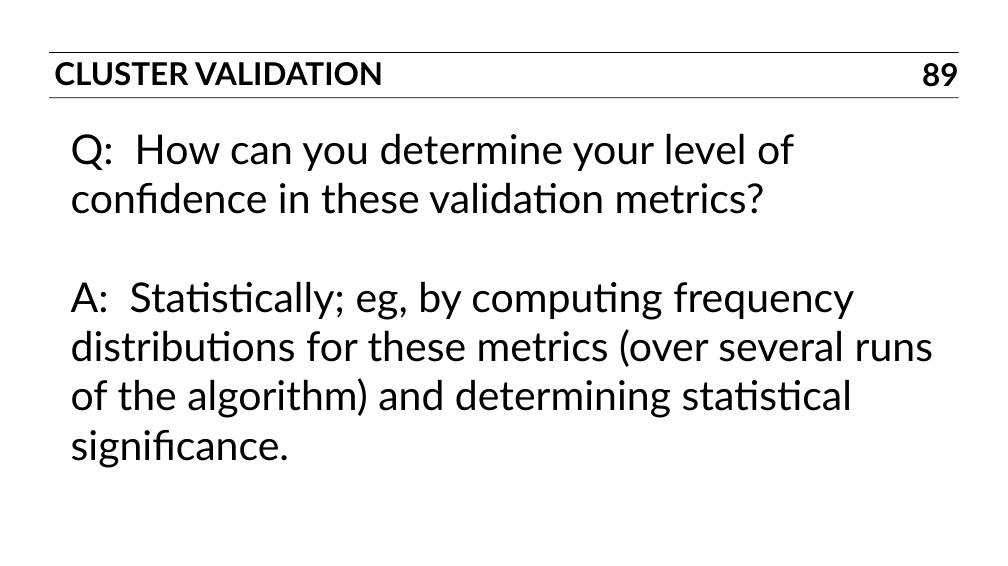
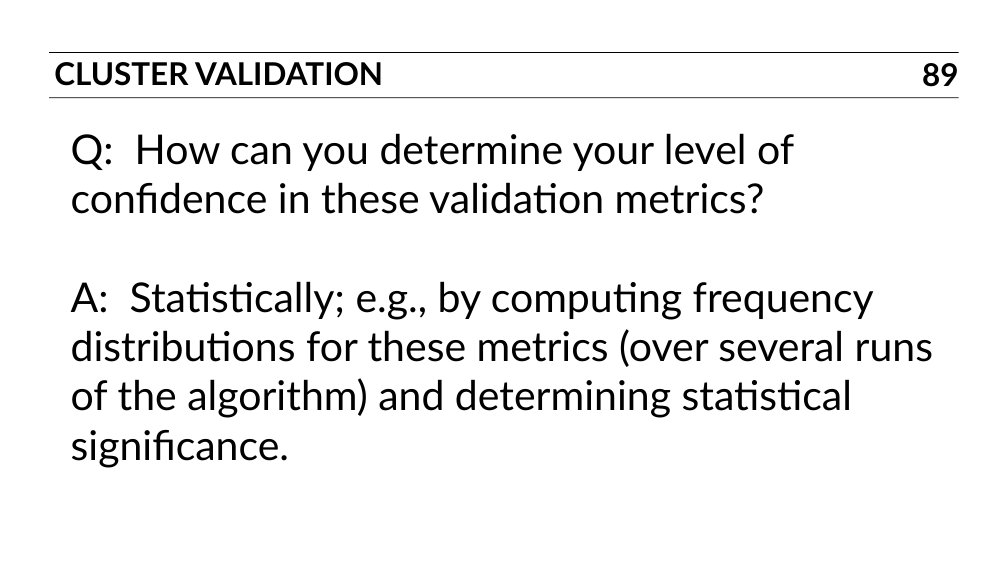
Before and after one commit to ajschumacher/gadsdc, a slide deck: slide 89 of 18-clustering/slides.pptx. Drawn at 1008x566 pixels with LibreOffice and Linux fonts; fonts in the diff are those of the drawing. Boxes give left, top, right and bottom in pixels: in the first picture for what was removed or moved away, otherwise in the second. Text is boxed around its words. In the diff, an @@ line names an element or a change of style, - is before the commit and + after.

```diff
--- a/18-clustering/slides.pptx
+++ b/18-clustering/slides.pptx
@@ text at bbox=[71, 281, 933, 418]: text changed @@
-A: Statistically; eg, by computing frequency distributions for these metrics (over several runs of the algorithm) and determining statistical significance.
+A: Statistically; e.g., by computing frequency distributions for these metrics (over several runs of the algorithm) and determining statistical significance.
```
Also in this commit, not shown: 7 other slides changed, 1 other file.
